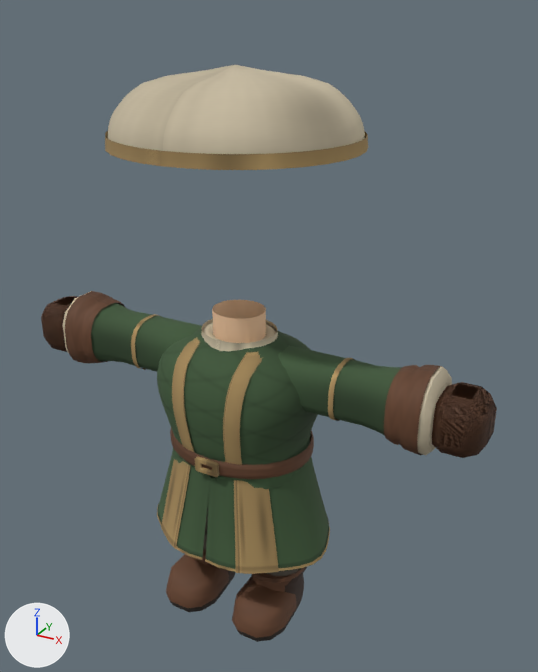
The glTF model src/assets/models/wardrobe/classes/traje_clerigo_roble.glb: old version first, new version second.
Camera for both pictures: a camera (50 mm lens) standing at (1.36, -2.24, 2.37) and looking at (0.08, 0.08, 1.21). Arrows for +X, +Y and +Z are at lower left; the lights stay in place. The picture after the commit comes second. Vertices at exactly the same position are counted once.

In view in the first picture: 'medieval-leg-l', 'medieval-leg-r', 'medieval-sleeve-l', 'medieval-sleeve-r', 'medieval-tunic', 'suit-bracer-l', 'suit-bracer-r', 'suit-glove-left', 'suit-glove-right', 'suit-head' and 5 more.
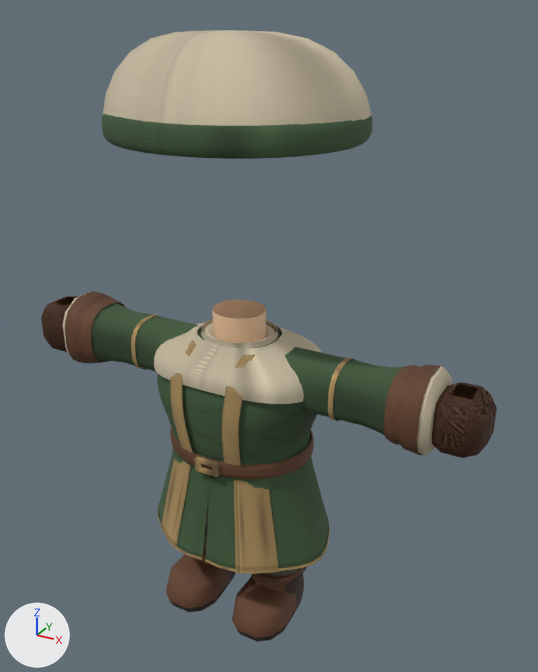
What differs and where, as boxes [x1, y1, x2, y2] in the pictures (538 x 672 px):
'medieval-tunic', reshaped: before [157, 300, 330, 574]; after [154, 300, 330, 574]
'suit-head', reshaped (23% taller): before [105, 65, 368, 170]; after [102, 30, 373, 159]
part 1 of me_medieval_tunic, rebuilt (7% narrower): before [172, 337, 200, 452]; after [170, 340, 196, 453]
part 2 of me_medieval_tunic, rebuilt: before [223, 351, 263, 465]; after [222, 354, 255, 466]
part 3 of me_medieval_tunic, added (beige): after [154, 322, 322, 404]
part 4 of me_suit_head, rebuilt: before [108, 65, 365, 154]; after [103, 30, 371, 126]
part 5 of me_suit_head, rebuilt (15% taller): before [105, 131, 368, 170]; after [102, 114, 373, 159]

Edits to the bpy script that builds the scene:
```text
Change me_medieval_tunic:
    used by ob_medieval_tunic; location = (0.0, 0.0, 0.0)
    remove me_medieval_tunic.from_pydata(...)  # 2786 vertices, 4856 faces; spans x -0.395..0.395, y -0.307..0.304, z 0.35..1.335
    add me_medieval_tunic.from_pydata(...)  # 3083 vertices, 5368 faces; spans x -0.395..0.395, y -0.307..0.304, z 0.35..1.335
    me_medieval_tunic part 1: the loose piece of 112 vertices spanning x -0.163..-0.07, y -0.263..-0.006, z 0.81..1.225 is rebuilt with 112 vertices and now spans x -0.163..-0.07, y -0.272..-0.033, z 0.81..1.225
    me_medieval_tunic part 2: the loose piece of 112 vertices spanning x 0.07..0.163, y -0.263..-0.006, z 0.81..1.225 is rebuilt with 112 vertices and now spans x 0.07..0.163, y -0.272..-0.033, z 0.81..1.225
    me_medieval_tunic part 3: a new loose piece of 297 vertices spanning x -0.346..0.346, y -0.261..0.261, z 1.072..1.24, in mat_linen
    other edits to the shape of me_medieval_tunic do not show in these pictures
Change me_suit_head:
    used by ob_suit_head; location = (0.0, 0.0, 0.0)
    remove me_suit_head.from_pydata(...)  # 576 vertices, 1024 faces; spans x -0.453..0.453, y -0.431..0.431, z 1.94..2.2
    add me_suit_head.from_pydata(...)  # 1682 vertices, 3360 faces; spans x -0.462..0.462, y -0.431..0.443, z 1.97..2.3
    me_suit_head part 4: the loose piece of 448 vertices spanning x -0.445..0.445, y -0.423..0.423, z 1.94..2.2 is rebuilt with 962 vertices and now spans x -0.462..0.454, y -0.42..0.438, z 1.976..2.3
    me_suit_head part 5: the loose piece of 128 vertices spanning x -0.453..0.453, y -0.431..0.431, z 1.94..1.985 is rebuilt with 720 vertices and now spans x -0.462..0.462, y -0.431..0.443, z 1.97..2.063, in mat_tunic
    remove me_suit_head.materials.append(mat_tunictrim)
    add me_suit_head.materials.append(mat_tunic)
```
